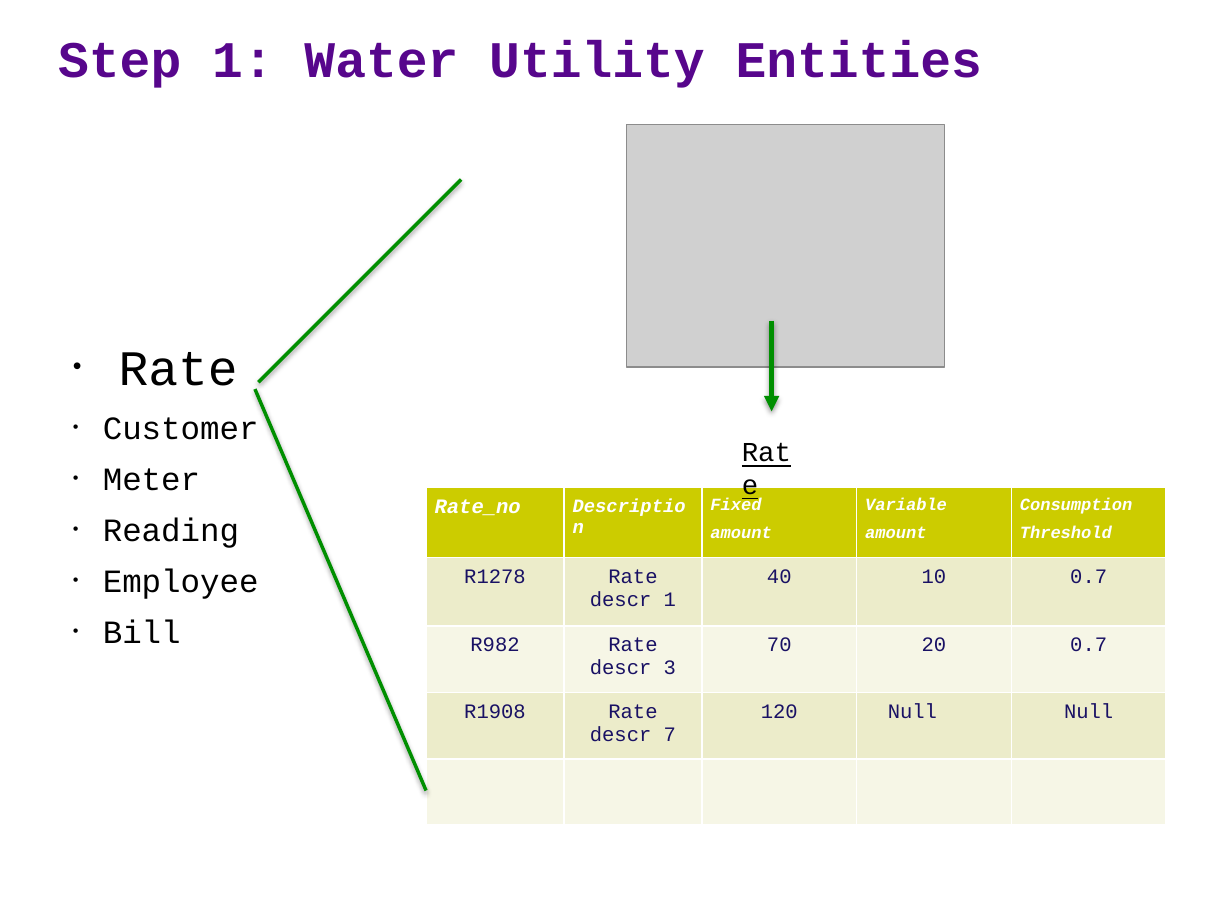
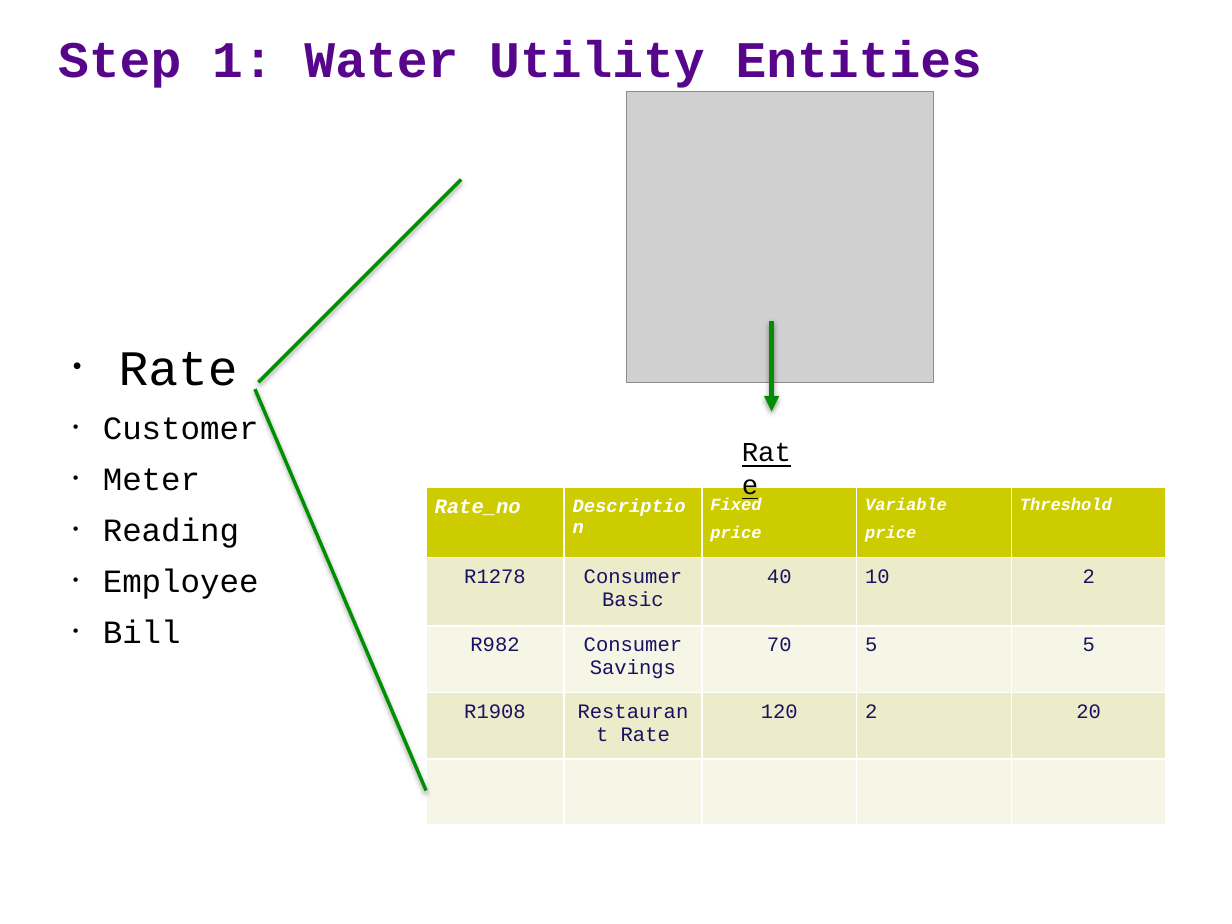
Before and after one commit to ipeirotis/introduction-to-databases, a slide deck: slide 19 of A2-ER_modeling-WaterUtility.pptx (slide 21 before the commit). Drawn at 1232x924 pixels with LibreOffice and Linux fonts; fonts in the diff are those of the drawing; grey boxes stand for pictures. Boxes give left, top, right and bottom in pixels: in the first picture for what was removed or moved away, otherwise in the second. Text is boxed around its words. In the diff, an @@ line names an element or a change of style, - is before the commit and + after.

```diff
--- a/A2-ER_modeling-WaterUtility.pptx
+++ b/A2-ER_modeling-WaterUtility.pptx
@@ picture: place and size @@
-picture at (626,124,944,367)
+picture at (626,91,934,382)
@@ table at (426,488,1168,825) @@
-row 1: Rate_no | Description | Fixed amount | Variable amount | Consumption Threshold
+row 1: Rate_no | Description | Fixed price | Variable price | Threshold
-row 2, column 2: Rate descr 1
+row 2, column 2: Consumer Basic
-row 2, column 5: 0.7
+row 2, column 5: 2
-row 3: R982 | Rate descr 3 | 70 | 20 | 0.7
+row 3: R982 | Consumer Savings | 70 | 5 | 5
-row 4: R1908 | Rate descr 7 | 120 | Null | Null
+row 4: R1908 | Restaurant Rate | 120 | 2 | 20
@@ alignment centre to left @@
```
Also in this commit, not shown: 10 other slides changed, 11 slides removed, 3 other files.
